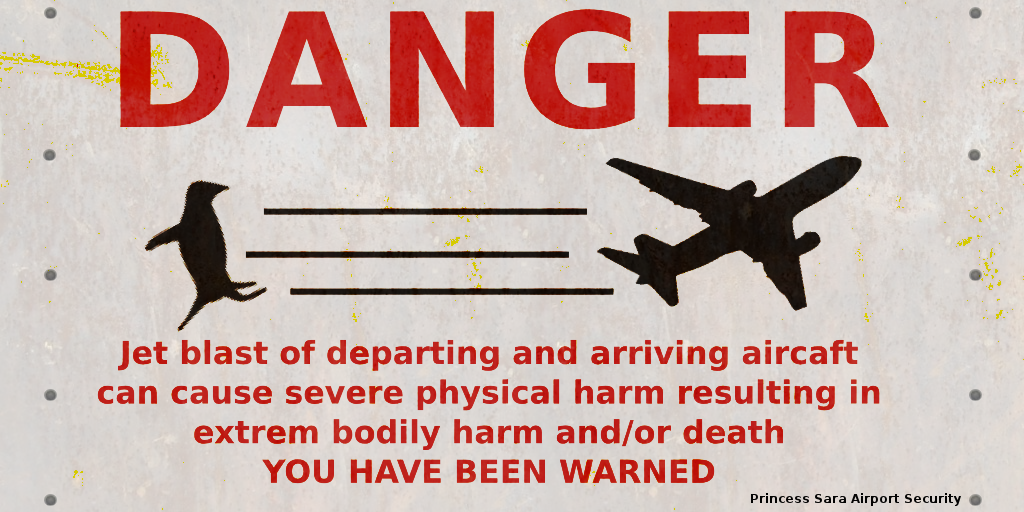
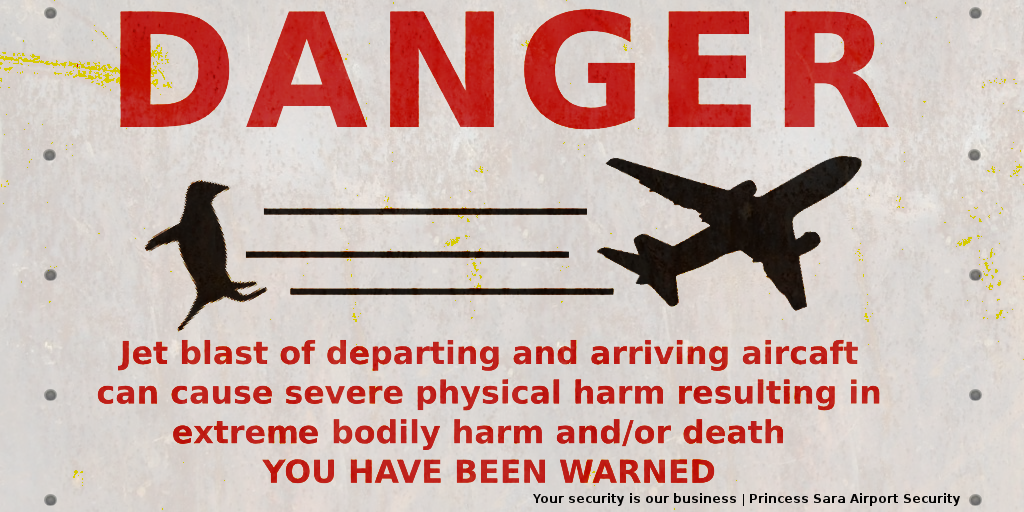
Before/after of a 1024px x 512px layered artwork. What changed in the layer stack:
renamed "Princess Sara Airport Security" to "Your security is our business ...", painted on it over [533, 493, 961, 506]
painted on "Layer #3" over [173, 421, 318, 444]
painted on "Layer #2" over [173, 421, 318, 444]
